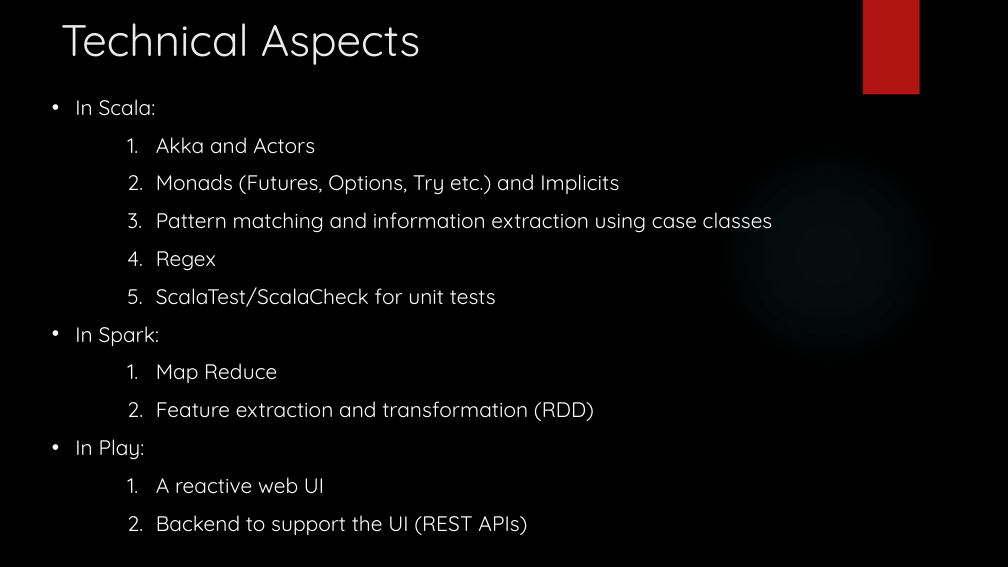
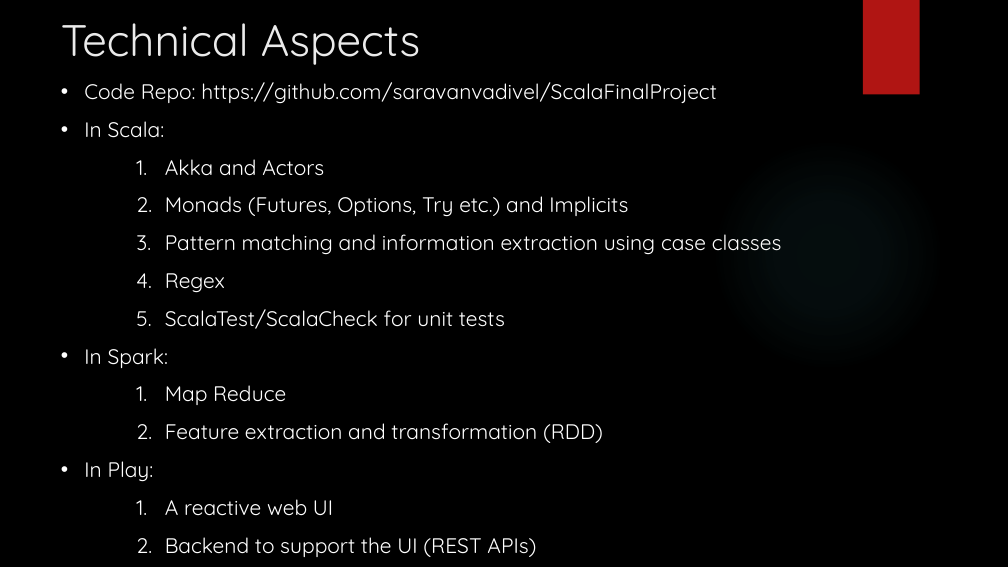
Before and after one commit to yingy4/ScalaFinalProject, a slide deck: slide 6 of Scala_Final_Project.pptx. Drawn at 1008x567 pixels with LibreOffice and Linux fonts; fonts in the diff are those of the drawing; background and template pictures are left out. Boxes give left, top, right and bottom in pixels: in the first picture for what was removed or moved away, otherwise in the second. Text is boxed around its words. In the diff, an @@ line names an element or a change of style, - is before the commit and + after.

Commit message:
adding code repo location to planning ppt

```diff
--- a/Scala_Final_Project.pptx
+++ b/Scala_Final_Project.pptx
@@ text "Code Repo: https://github.com/saravanvadivel/ScalaFinalProje ...": place and size @@
-text "Code Repo: https://github.com/saravanvadivel/ScalaFinalProje ..." at box(75, 99, 773, 535)
+text "Code Repo: https://github.com/saravanvadivel/ScalaFinalProje ..." at box(84, 82, 782, 557)
@@ text at box(84, 82, 717, 104): paragraph added @@
+• Code Repo: https://github.com/saravanvadivel/ScalaFinalProject
```
